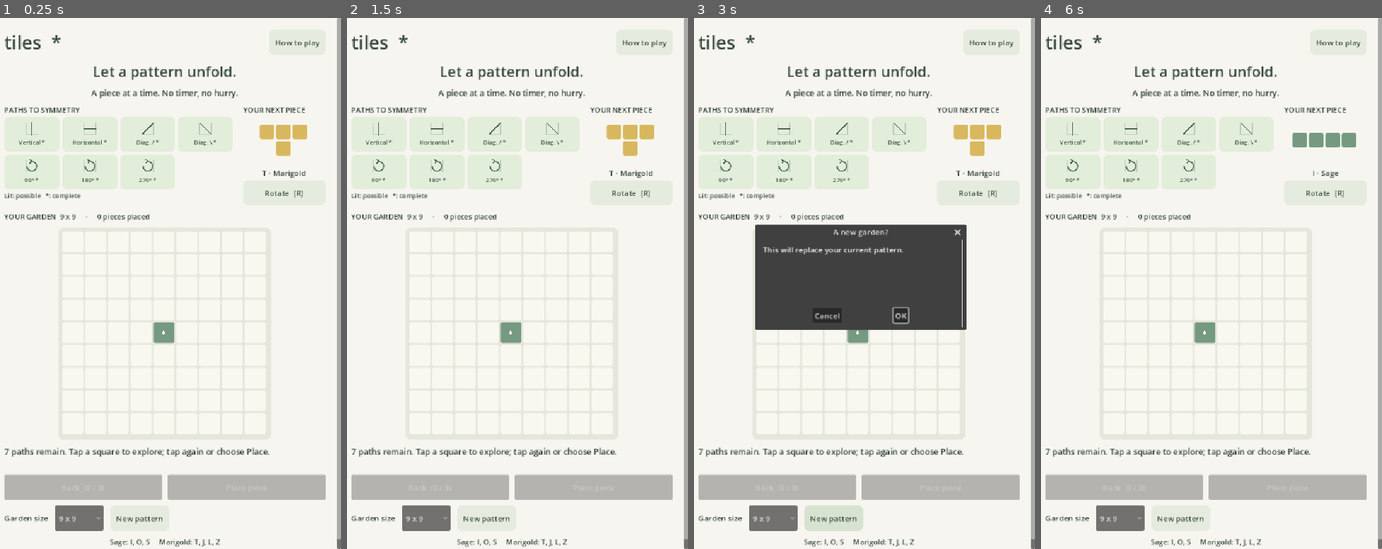
Above: before the commit, frames 1-4 (left to right).
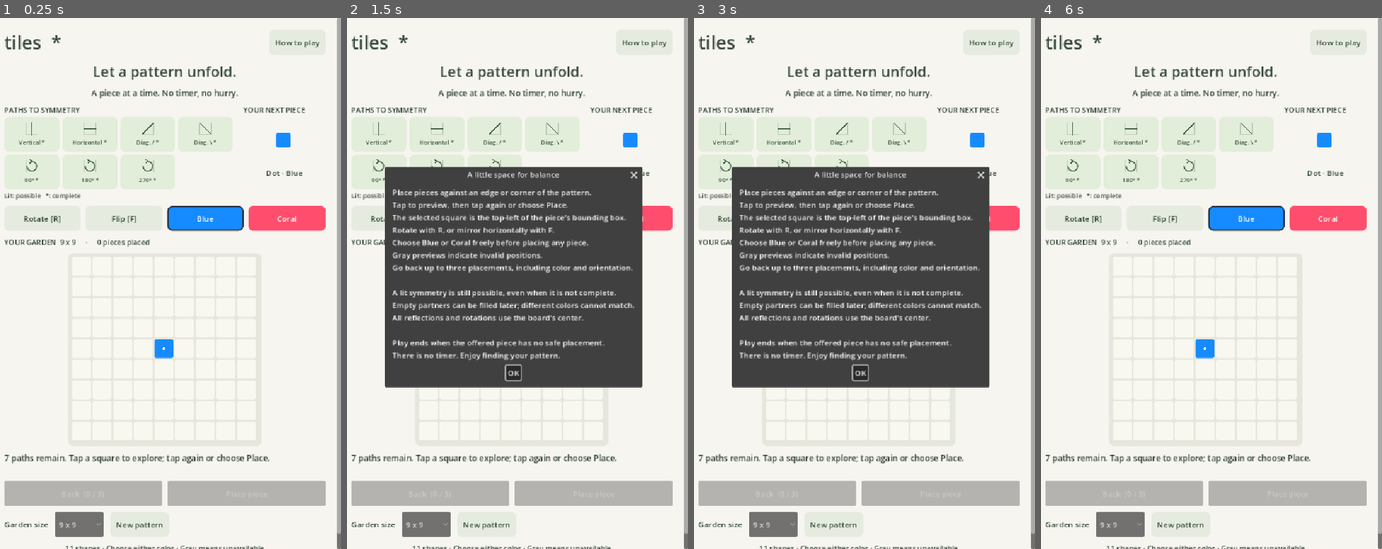
Above: after the commit, the same moments.

Repository: Shine-game/Tiles
Game: Godot game, scene res://main.tscn
The game is run twice, just before and just after one commit, with the same random seed, the same clock (stepped at 60 frames per second) and the same inputs.
Inputs (mouse positions are in pixels of both pictures, inside the frame that each line leads up to):
- Up to frame 1 (0.25 s): no input
- Up to frame 2 (1.5 s): click "How to play" at 0.5 s; click "Rotate [R]" at 1.25 s
- Up to frame 3 (3 s): click (816, 219) at 2 s, where only the run after the commit has a clickable "Flip [F]"; click "New pattern" (after the commit: "Blue") at 2.75 s
- Up to frame 4 (6 s): click "New pattern" (after the commit: "Coral") at 3.5 s; click "New pattern" at 4.25 s; click "New pattern" at 5 s; click "OK" at 5.75 s

The runs differ from the first frame. In frame 1, 8.1% of the frame differs, in the area x 1-100%, y 20-100%; in frame 2, 37%; in frame 3, 28%; in frame 4, 8.0%.

Commit message:
Allow piece recoloring and flips, add smaller tiles

Diff:
--- a/assets/icon.svg
+++ b/assets/icon.svg
@@ -1,5 +1,5 @@
 <svg xmlns="http://www.w3.org/2000/svg" width="512" height="512" viewBox="0 0 512 512">
 <rect width="512" height="512" rx="110" fill="#f6f5ef"/>
-<g fill="#769981"><rect x="112" y="112" width="88" heigh …(290 unchanged characters)…
-<g fill="#d9b75e"><rect x="312" y="112" width="88" height="88" rx="12"/><rect x="212" y="212" width="88" height="88" rx="12"/><rect x="112" y="312" width="88" height="88" rx="12"/></g>
+<g fill="#168bff"><rect x="112" y="112" width="88" heigh …(290 unchanged characters)…
+<g fill="#ff4d6d"><rect x="312" y="112" width="88" height="88" rx="12"/><rect x="212" y="212" width="88" height="88" rx="12"/><rect x="112" y="312" width="88" height="88" rx="12"/></g>
 </svg>
--- a/scripts/board_view.gd
+++ b/scripts/board_view.gd
@@ -5,8 +5,7 @@
 signal anchor_hovered(anchor: Vector2i)
 signal hover_exited
 
-const GREEN := Color("769981")
-const YELLOW := Color("d9b75e")
+const Palette = preload("res://scripts/palette.gd")
 var board: Array = []
 var preview_cells: Array = []
 var preview_anchor := Vector2i(-100, -100)
@@ -32,13 +31,13 @@
 			var cell := Vector2i(x, y)
 			var rect := Rect2(field.position + Vector2(8, 8) + Vector2(cell) * pitch, Vector2.ONE * (pitch - 4))
 			var value: int = board[y][x]
-			var color := Color("f8f8f1") if value == 0 else (GREEN if value == 1 else YELLOW)
+			var color := Color("f8f8f1") if value == 0 else Palette.tile(value)
 			var is_preview: bool = preview_cells.has(cell - preview_anchor)
 			if is_preview:
-				color = (GREEN if preview_color == 1 else YELLOW).lightened(0.3) if preview_valid else Color("dcb8a9")
+				color = Palette.tile(preview_color) if preview_valid else Palette.INVALID
 			draw_style_box(_box(color, 4), rect)
 			if is_preview:
-				draw_rect(rect.grow(-1), Color("4c6a50") if preview_valid else Color("a26955"), false, 2)
+				draw_rect(rect.grow(-1), Palette.tile(preview_color).darkened(0.25) if preview_valid else Palette.INVALID_BORDER, false, 2)
 			if cell == Vector2i(board.size() / 2, board.size() / 2):
 				draw_circle(rect.get_center(), 3, Color("f8f8f1"))
 
--- a/scripts/game.gd
+++ b/scripts/game.gd
@@ -8,6 +8,8 @@
 var moves := 0
 var history: Array = []
 var over := false
+var current_color := Rules.BLUE
+var restored_cells: Array = []
 var rng := RandomNumberGenerator.new()
 
 func _init(n: int = 9, seed_value: int = -1) -> void:
@@ -29,7 +31,7 @@
 	queue.append_array(bag)
 
 func piece() -> Dictionary:
-	return Rules.PIECES[queue[index]]
+	return {"cells": Rules.PIECES[queue[index]].cells, "color": current_color}
 
 func place(cells: Array, anchor: Vector2i) -> Dictionary:
 	if over:
@@ -37,7 +39,7 @@
 	var result: Dictionary = Rules.placement(board, cells, piece().color, anchor)
 	if not result.ok:
 		return result
-	history.append({"board": board, "index": index, "moves": moves})
+	history.append({"board": board, "index": index, "moves": moves, "color": current_color, "cells": cells.duplicate()})
 	if history.size() > 3:
 		history.pop_front()
 	board = result.board
@@ -55,6 +57,8 @@
 	board = previous.board
 	index = previous.index
 	moves = previous.moves
+	current_color = previous.color
+	restored_cells = previous.cells
 	_refresh_over()
 	return true
 
--- a/scripts/main.gd
+++ b/scripts/main.gd
@@ -1,6 +1,7 @@
 extends Control
 
 const Rules = preload("res://scripts/rules.gd")
+const Palette = preload("res://scripts/palette.gd")
 const Game = preload("res://scripts/game.gd")
 const BoardView = preload("res://scripts/board_view.gd")
 const PieceView = preload("res://scripts/piece_view.gd")
@@ -17,6 +18,9 @@
 var undo_button: Button
 var place_button: Button
 var rotate_button: Button
+var flip_button: Button
+var blue_button: Button
+var coral_button: Button
 var indicators: Array = []
 var size_picker: OptionButton
 var reset_dialog: ConfirmationDialog
@@ -120,7 +124,18 @@
 	next_column.add_child(piece_view)
 	piece_label = _label("", 16, next_column)
 	piece_label.horizontal_alignment = HORIZONTAL_ALIGNMENT_CENTER
-	rotate_button = _button("Rotate  [R]", next_column, _rotate)
+	var tools := HBoxContainer.new()
+	tools.add_theme_constant_override("separation", 10)
+	column.add_child(tools)
+	rotate_button = _button("Rotate [R]", tools, _rotate)
+	flip_button = _button("Flip [F]", tools, _flip)
+	blue_button = _button("Blue", tools, func(): _choose_color(Rules.BLUE))
+	coral_button = _button("Coral", tools, func(): _choose_color(Rules.CORAL))
+	for button: Button in [rotate_button, flip_button, blue_button, coral_button]:
+		button.size_flags_horizontal = Control.SIZE_EXPAND_FILL
+		button.tooltip_text = "Change the unplaced piece; you can change it again at any time."
+	blue_button.toggle_mode = true
+	coral_button.toggle_mode = true
 	move_label = _label("", 15, column)
 	board_view = BoardView.new()
 	board_view.custom_minimum_size.y = 600
@@ -130,7 +145,7 @@
 	board_view.hover_exited.connect(func():
 		anchor = selected
 		_preview())
-	column.resized.connect(func(): board_view.custom_minimum_size.y = minf(column.size.x, maxf(280, get_viewport_rect().size.y - 660)))
+	column.resized.connect(func(): board_view.custom_minimum_size.y = minf(column.size.x, maxf(280, get_viewport_rect().size.y - 700)))
 	status = _label("", 17, column)
 	status.autowrap_mode = TextServer.AUTOWRAP_WORD_SMART
 	status.custom_minimum_size.y = 48
@@ -152,7 +167,7 @@
 	settings.add_child(size_picker)
 	size_picker.item_selected.connect(func(index: int): _ask_reset(size_picker.get_item_id(index)))
 	_button("New pattern", settings, func(): _ask_reset(game.board.size()))
-	var legend := _label("Sage: I, O, S     Marigold: T, J, L, Z", 15, column)
+	var legend := _label("11 shapes · Choose either color · Gray means unavailable", 15, column)
 	legend.horizontal_alignment = HORIZONTAL_ALIGNMENT_CENTER
 	reset_dialog = ConfirmationDialog.new()
 	reset_dialog.title = "A new garden?"
@@ -166,10 +181,24 @@
 	piece_view.cells = cells
 	piece_view.color = game.piece().color
 	piece_view.queue_redraw()
-	piece_label.text = "%s · %s" % [game.queue[game.index], "Sage" if game.piece().color == Rules.GREEN else "Marigold"]
+	piece_label.text = "%s · %s" % [game.queue[game.index], "Blue" if game.piece().color == Rules.BLUE else "Coral"]
 	undo_button.text = "Back  (%d / 3)" % game.history.size()
 	undo_button.disabled = game.history.is_empty()
 	rotate_button.disabled = game.over
+	flip_button.disabled = game.over
+	blue_button.disabled = game.over
+	coral_button.disabled = game.over
+	for button: Button in [blue_button, coral_button]:
+		var chosen: bool = (button == blue_button) == (game.current_color == Rules.BLUE)
+		button.set_pressed_no_signal(chosen)
+		var ink := Palette.BLUE if button == blue_button else Palette.CORAL
+		var style := _style(ink)
+		style.set_border_width_all(3 if chosen else 0)
+		style.border_color = Color("243446")
+		for state in ["normal", "hover", "pressed", "hover_pressed"]:
+			button.add_theme_stylebox_override(state, style)
+		for state in ["font_color", "font_hover_color", "font_pressed_color", "font_hover_pressed_color"]:
+			button.add_theme_color_override(state, Color.WHITE)
 	move_label.text = "YOUR GARDEN  %d x %d     ·     %d pieces placed" % [game.board.size(), game.board.size(), game.moves]
 	var states: Array = Rules.symmetry_states(game.board)
 	var possible := 0
@@ -234,9 +263,19 @@
 		cells = Rules.rotate(cells)
 		_refresh()
 
+func _flip() -> void:
+	if not game.over:
+		cells = Rules.flip(cells)
+		_refresh()
+
+func _choose_color(color: int) -> void:
+	if not game.over:
+		game.current_color = color
+		_refresh()
+
 func _undo() -> void:
 	if game.undo():
-		cells = game.piece().cells
+		cells = game.restored_cells
 		_clear_selection()
 		_refresh()
 
@@ -254,13 +293,17 @@
 func _show_help() -> void:
 	var help := AcceptDialog.new()
 	help.title = "A little space for balance"
-	help.dialog_text = "Place pieces against an edge or corner  …(104 unchanged characters)…  the piece's bounding box.\nRotate with the button or R. Go back up to three placements.\n\nA lit symmetry is still possible, e …(259 unchanged characters)…
+	help.dialog_text = "Place pieces against an edge or corner  …(104 unchanged characters)…  the piece's bounding box.\nRotate with R, or mirror horizontally with F.\nChoose Blue or Coral freely before placing any piece.\nGray previews indicate invalid positions.\nGo back up to three placements, including color and orientation.\n\nA lit symmetry is still possible, e …(259 unchanged characters)…
 	add_child(help)
 	help.confirmed.connect(help.queue_free)
 	help.canceled.connect(help.queue_free)
 	help.popup_centered()
 
 func _unhandled_key_input(event: InputEvent) -> void:
-	if event is InputEventKey and event.pressed and not event.echo and event.keycode == KEY_R:
-		_rotate()
+	if event is InputEventKey and event.pressed and not event.echo:
+		match event.keycode:
+			KEY_R: _rotate()
+			KEY_F: _flip()
+			KEY_C: _choose_color(Rules.CORAL if game.current_color == Rules.BLUE else Rules.BLUE)
+			_: return
 		get_viewport().set_input_as_handled()
--- /dev/null
+++ b/scripts/palette.gd
@@ -0,0 +1,10 @@
+class_name TilePalette
+extends RefCounted
+
+const BLUE := Color("168bff")
+const CORAL := Color("ff4d6d")
+const INVALID := Color("96999c")
+const INVALID_BORDER := Color("6f7377")
+
+static func tile(color: int) -> Color:
+	return BLUE if color == 1 else CORAL
--- a/scripts/piece_view.gd
+++ b/scripts/piece_view.gd
@@ -1,6 +1,6 @@
 extends Control
 
-const Rules = preload("res://scripts/rules.gd")
+const Palette = preload("res://scripts/palette.gd")
 var cells: Array = []
 var color := 1
 
@@ -18,6 +18,6 @@
 	var origin := (size - Vector2(extent) * unit) / 2
 	for cell: Vector2i in cells:
 		var style := StyleBoxFlat.new()
-		style.bg_color = Color("769981") if color == Rules.GREEN else Color("d9b75e")
+		style.bg_color = Palette.tile(color)
 		style.set_corner_radius_all(4)
 		draw_style_box(style, Rect2(origin + Vector2(cell) * unit, Vector2.ONE * (unit - 4)))
--- a/scripts/rules.gd
+++ b/scripts/rules.gd
@@ -2,16 +2,20 @@
 extends RefCounted
 
 # Colors belong to cells, independently of the pieces that supplied them.
-const GREEN = 1
-const YELLOW = 2
+const BLUE = 1
+const CORAL = 2
 const PIECES = {
-	"I": {"color": GREEN, "cells": [Vector2i(0, 0), Vector2i(1, 0), Vector2i(2, 0), Vector2i(3, 0)]},
-	"O": {"color": GREEN, "cells": [Vector2i(0, 0), Vector2i(1, 0), Vector2i(0, 1), Vector2i(1, 1)]},
-	"S": {"color": GREEN, "cells": [Vector2i(1, 0), Vector2i(2, 0), Vector2i(0, 1), Vector2i(1, 1)]},
-	"T": {"color": YELLOW, "cells": [Vector2i(0, 0), Vector2i(1, 0), Vector2i(2, 0), Vector2i(1, 1)]},
-	"J": {"color": YELLOW, "cells": [Vector2i(0, 0), Vector2i(0, 1), Vector2i(1, 1), Vector2i(2, 1)]},
-	"L": {"color": YELLOW, "cells": [Vector2i(2, 0), Vector2i(0, 1), Vector2i(1, 1), Vector2i(2, 1)]},
-	"Z": {"color": YELLOW, "cells": [Vector2i(0, 0), Vector2i(1, 0), Vector2i(1, 1), Vector2i(2, 1)]},
+	"Dot": {"cells": [Vector2i(0, 0)]},
+	"Domino": {"cells": [Vector2i(0, 0), Vector2i(1, 0)]},
+	"I3": {"cells": [Vector2i(0, 0), Vector2i(1, 0), Vector2i(2, 0)]},
+	"L3": {"cells": [Vector2i(0, 0), Vector2i(0, 1), Vector2i(1, 1)]},
+	"I": {"cells": [Vector2i(0, 0), Vector2i(1, 0), Vector2i(2, 0), Vector2i(3, 0)]},
+	"O": {"cells": [Vector2i(0, 0), Vector2i(1, 0), Vector2i(0, 1), Vector2i(1, 1)]},
+	"S": {"cells": [Vector2i(1, 0), Vector2i(2, 0), Vector2i(0, 1), Vector2i(1, 1)]},
+	"T": {"cells": [Vector2i(0, 0), Vector2i(1, 0), Vector2i(2, 0), Vector2i(1, 1)]},
+	"J": {"cells": [Vector2i(0, 0), Vector2i(0, 1), Vector2i(1, 1), Vector2i(2, 1)]},
+	"L": {"cells": [Vector2i(2, 0), Vector2i(0, 1), Vector2i(1, 1), Vector2i(2, 1)]},
+	"Z": {"cells": [Vector2i(0, 0), Vector2i(1, 0), Vector2i(1, 1), Vector2i(2, 1)]},
 }
 const SYMMETRY_NAMES = ["Vertical", "Horizontal", "Diagonal /", "Diagonal \\", "90 degrees", "180 degrees", "270 degrees"]
 
@@ -26,7 +30,7 @@
 
 static func create_board(n: int = 9) -> Array:
 	var board: Array = empty_board(n)
-	board[n / 2][n / 2] = GREEN
+	board[n / 2][n / 2] = BLUE
 	return board
 
 static func rotate(cells: Array) -> Array:
@@ -38,6 +42,15 @@
 		minimum = minimum.min(turned)
 	for i in range(result.size()):
 		result[i] -= minimum
+	return result
+
+static func flip(cells: Array) -> Array:
+	var result: Array = []
+	var max_x := 0
+	for cell: Vector2i in cells:
+		max_x = maxi(max_x, cell.x)
+	for cell: Vector2i in cells:
+		result.append(Vector2i(max_x - cell.x, cell.y))
 	return result
 
 static func transform(cell: Vector2i, symmetry: int, n: int) -> Vector2i:
@@ -104,13 +117,28 @@
 			return {"ok": true, "board": next}
 	return {"ok": false, "reason": "This closes every path to symmetry. Try another position."}
 
-static func first_legal_move(board: Array, piece: Dictionary) -> Dictionary:
-	var cells: Array = piece.cells
-	for rotation in range(4):
-		for y in range(board.size()):
-			for x in range(board.size()):
-				var anchor := Vector2i(x, y)
-				if placement(board, cells, piece.color, anchor).ok:
-					return {"anchor": anchor, "cells": cells, "rotation": rotation}
-		cells = rotate(cells)
+# Search every player-selectable variant before declaring game over.
+# The optional restrictions support focused tests and future rule variants.
+static func first_legal_move(board: Array, piece: Dictionary, allow_color_change: bool = true, allow_flip: bool = true) -> Dictionary:
+	var preferred_color: int = piece.get("color", BLUE)
+	var colors: Array = [preferred_color]
+	if allow_color_change:
+		colors.append(CORAL if preferred_color == BLUE else BLUE)
+	var seen: Dictionary = {}
+	for mirrored in range(2 if allow_flip else 1):
+		var cells: Array = flip(piece.cells) if mirrored else piece.cells
+		for rotation in range(4):
+			var key: Array = []
+			for cell: Vector2i in cells:
+				key.append(cell.y * 8 + cell.x)
+			key.sort()
+			if not seen.has(key):
+				seen[key] = true
+				for color: int in colors:
+					for y in range(board.size()):
+						for x in range(board.size()):
+							var anchor := Vector2i(x, y)
+							if placement(board, cells, color, anchor).ok:
+								return {"anchor": anchor, "cells": cells, "rotation": rotation, "flipped": bool(mirrored), "color": color}
+			cells = rotate(cells)
 	return {}
--- a/tests/test_rules.gd
+++ b/tests/test_rules.gd
@@ -15,39 +15,43 @@
 	for n in [9, 11]:
 		for state: Dictionary in Rules.symmetry_states(Rules.create_board(n)):
 			check(state.possible and state.complete, "center seed supports every symmetry")
-	check(Rules.PIECES.size() == 7, "seven standard shapes")
+	check(Rules.PIECES.size() == 11, "seven tetrominoes plus four smaller shapes")
+	var sizes := {"Dot": 1, "Domino": 2, "I3": 3, "L3": 3}
 	for piece: Dictionary in Rules.PIECES.values():
-		check(piece.cells.size() == 4, "four cells per tetromino")
+		check(piece.cells.size() >= 1 and piece.cells.size() <= 4, "pieces contain one to four cells")
+		check(Rules.flip(Rules.flip(piece.cells)) == piece.cells, "two mirror flips restore shape")
 		var cells: Array = piece.cells
 		for i in range(4):
 			cells = Rules.rotate(cells)
 		for cell: Vector2i in piece.cells:
 			check(cells.has(cell), "four turns restore original shape")
+	for name: String in sizes:
+		check(Rules.PIECES[name].cells.size() == sizes[name], "small shape has expected size")
 	var board: Array = Rules.empty_board(9)
-	board[2][1] = Rules.GREEN
+	board[2][1] = Rules.BLUE
 	check(Rules.symmetry_states(board)[0].possible, "asymmetric patterns remain possible")
 	check(not Rules.symmetry_states(board)[0].complete, "asymmetric is not complete")
-	board[2][7] = Rules.YELLOW
+	board[2][7] = Rules.CORAL
 	check(not Rules.symmetry_states(board)[0].possible, "opposite colors conflict")
-	board[2][7] = Rules.GREEN
+	board[2][7] = Rules.BLUE
 	check(Rules.symmetry_states(board)[0].complete, "matching reflected colors complete")
 	board = Rules.empty_board(9)
-	board[1][2] = Rules.GREEN
-	board[7][6] = Rules.YELLOW
+	board[1][2] = Rules.BLUE
+	board[7][6] = Rules.CORAL
 	check(not Rules.symmetry_states(board)[4].possible, "90-degree orbit detects nonadjacent colors")
 	check(not Rules.symmetry_states(board)[6].possible, "270-degree orbit detects nonadjacent colors")
 	board = Rules.create_board()
 	var square: Array = Rules.PIECES.O.cells
-	check(not Rules.placement(board, square, Rules.GREEN, Vector2i(8, 8)).ok, "bounds enforced")
-	check(not Rules.placement(board, square, Rules.GREEN, Vector2i(4, 4)).ok, "overlap rejected")
-	check(not Rules.placement(board, square, Rules.GREEN, Vector2i(0, 0)).ok, "contact required")
-	check(Rules.placement(board, square, Rules.GREEN, Vector2i(2, 2)).ok, "corner contact allowed")
+	check(not Rules.placement(board, square, Rules.BLUE, Vector2i(8, 8)).ok, "bounds enforced")
+	check(not Rules.placement(board, square, Rules.BLUE, Vector2i(4, 4)).ok, "overlap rejected")
+	check(not Rules.placement(board, square, Rules.BLUE, Vector2i(0, 0)).ok, "contact required")
+	check(Rules.placement(board, square, Rules.BLUE, Vector2i(2, 2)).ok, "corner contact allowed")
 	check(board[2][2] == 0, "validation does not mutate board")
 	board = Rules.empty_board(9)
 	for row: Array in board:
-		row.fill(Rules.GREEN)
+		row.fill(Rules.BLUE)
 	board[1][2] = 0
-	check(not Rules.placement(board, [Vector2i.ZERO], Rules.YELLOW, Vector2i(2, 1)).ok, "last possible symmetry protected")
+	check(not Rules.placement(board, [Vector2i.ZERO], Rules.CORAL, Vector2i(2, 1)).ok, "last possible symmetry protected")
 	for seed_value in range(20):
 		var game = Game.new(9, seed_value)
 		var snapshots: Array = []
@@ -57,22 +61,56 @@
 		expected.sort()
 		check(initial_names == expected, "bag includes each piece once")
 		for i in range(4):
-			snapshots.append({"board": game.board.duplicate(true), "piece": game.queue[game.index]})
+			snapshots.append({"board": game.board.duplicate(true), "piece": game.queue[game.index], "color": game.current_color})
 			var move: Dictionary = Rules.first_legal_move(game.board, game.piece())
 			check(not move.is_empty(), "initial sequence can be played")
 			if move.is_empty():
 				break
+			game.current_color = move.color
+			snapshots[i].color = move.color
+			snapshots[i].cells = move.cells.duplicate()
 			check(game.place(move.cells, move.anchor).ok, "legal placement succeeds")
 		check(game.history.size() == 3, "undo stores three placements")
 		for i in range(3, 0, -1):
 			check(game.undo(), "undo succeeds")
 			check(game.board == snapshots[i].board, "undo restores board")
 			check(game.queue[game.index] == snapshots[i].piece, "undo restores offered piece")
+			check(game.current_color == snapshots[i].color, "undo restores selected color")
+			check(game.restored_cells == snapshots[i].cells, "undo restores flipped or rotated orientation")
 		check(not game.undo(), "fourth undo unavailable")
 		check(game.moves == 1, "three undos retrace three moves")
+	# A one-cell hole in an otherwise blue board can only accept blue.
+	board = Rules.empty_board(9)
+	for row: Array in board:
+		row.fill(Rules.BLUE)
+	board[1][2] = 0
+	var coral_dot := {"cells": Rules.PIECES.Dot.cells, "color": Rules.CORAL}
+	check(Rules.first_legal_move(board, coral_dot, false).is_empty(), "current color alone has no safe placement")
+	var rescue: Dictionary = Rules.first_legal_move(board, coral_dot)
+	check(not rescue.is_empty() and rescue.color == Rules.BLUE, "color switch rescues position")
+	var rescued_game = Game.new()
+	rescued_game.board = board
+	rescued_game.queue[rescued_game.index] = "Dot"
+	rescued_game.current_color = Rules.CORAL
+	rescued_game._refresh_over()
+	check(not rescued_game.over, "game over considers both colors")
+	# The only four empty cells form L, while the incoming piece is J.
+	board = Rules.empty_board(9)
+	for row: Array in board:
+		row.fill(Rules.BLUE)
+	for cell: Vector2i in [Vector2i(5, 3), Vector2i(3, 4), Vector2i(4, 4), Vector2i(5, 4)]:
+		board[cell.y][cell.x] = 0
+	var blue_j := {"cells": Rules.PIECES.J.cells, "color": Rules.BLUE}
+	check(Rules.first_legal_move(board, blue_j, true, false).is_empty(), "rotations cannot fill a mirrored J cavity")
+	rescue = Rules.first_legal_move(board, blue_j)
+	check(not rescue.is_empty() and rescue.flipped, "mirror flip rescues cavity")
+	rescued_game.board = board
+	rescued_game.queue[rescued_game.index] = "J"
+	rescued_game._refresh_over()
+	check(not rescued_game.over, "game over considers reflected orientations")
 	var full_game = Game.new()
 	for row: Array in full_game.board:
-		row.fill(Rules.GREEN)
+		row.fill(Rules.BLUE)
 	full_game._refresh_over()
 	check(full_game.over, "full board ends game")
 	print("Rules: %d checks, %d failures" % [checks, failures])
--- a/tests/test_ui.gd
+++ b/tests/test_ui.gd
@@ -1,5 +1,6 @@
 extends SceneTree
 
+const Palette = preload("res://scripts/palette.gd")
 const Rules = preload("res://scripts/rules.gd")
 var failures := 0
 
@@ -19,11 +20,20 @@
 	check(scene.indicators.size() == 7, "all seven symmetry indicators present")
 	check(scene.undo_button.disabled, "undo initially disabled")
 	check(scene.board_view.size.x > 0 and scene.board_view.size.y > 0, "board laid out")
+	scene.game.queue[scene.game.index] = "J"
+	scene.cells = Rules.PIECES.J.cells
+	scene._refresh()
+	scene.coral_button.pressed.emit()
+	check(scene.game.current_color == Rules.CORAL, "color button changes selected piece color")
+	var unflipped: Array = scene.cells.duplicate()
+	scene.flip_button.pressed.emit()
+	check(scene.cells == Rules.flip(unflipped), "Flip button mirrors piece")
 	var original: Array = scene.game.board.duplicate(true)
 	var original_piece: String = scene.game.queue[scene.game.index]
-	var move: Dictionary = Rules.first_legal_move(scene.game.board, scene.game.piece())
+	var move: Dictionary = Rules.first_legal_move(scene.game.board, {"cells": scene.cells, "color": scene.game.current_color}, false, false)
 	for i in range(move.rotation):
 		scene.rotate_button.pressed.emit()
+	var placed_cells: Array = scene.cells.duplicate()
 	# Exercise the actual screen-touch handler, not just the model API.
 	var event := InputEventScreenTouch.new()
 	event.pressed = true
@@ -37,8 +47,26 @@
 	scene.undo_button.pressed.emit()
 	check(scene.game.board == original, "Back restores board")
 	check(scene.game.queue[scene.game.index] == original_piece, "Back restores next piece")
+	check(scene.game.current_color == Rules.CORAL, "Back restores chosen color")
+	check(scene.cells == placed_cells, "Back restores flipped orientation")
 	scene._select_anchor(Vector2i(0, 0))
 	check(scene.place_button.disabled, "disconnected placement disabled")
+	scene.game.board = Rules.empty_board(9)
+	for row: Array in scene.game.board:
+		row.fill(Rules.BLUE)
+	scene.game.board[1][2] = 0
+	scene.game.queue[scene.game.index] = "Dot"
+	scene.cells = Rules.PIECES.Dot.cells
+	scene.game.current_color = Rules.CORAL
+	scene.game._refresh_over()
+	scene._clear_selection()
+	scene._refresh()
+	scene._select_anchor(Vector2i(2, 1))
+	check(not scene.board_view.preview_valid and scene.place_button.disabled, "incompatible color is rejected")
+	check(Palette.INVALID.r == Palette.INVALID.g or absf(Palette.INVALID.r - Palette.INVALID.g) < 0.02, "invalid preview uses dull gray")
+	scene.blue_button.pressed.emit()
+	check(scene.board_view.preview_valid and not scene.place_button.disabled, "changing color revalidates selected placement")
+	check(scene.piece_view.color == Rules.BLUE, "piece preview updates immediately")
 	scene.requested_size = 11
 	scene._reset()
 	check(scene.game.board.size() == 11, "11 by 11 reset works")
@@ -51,5 +79,5 @@
 		root.get_texture().get_image().save_png("/tmp/tiles-godot.png")
 	scene.queue_free()
 	await process_frame
-	print("UI: touch placement, rotation, undo, size reset; %d failures" % failures)
+	print("UI: color changes, flips, touch placement, undo, gray invalid preview, size reset; %d failures" % failures)
 	quit(1 if failures else 0)
Not shown, added: scripts/palette.gd.uid
